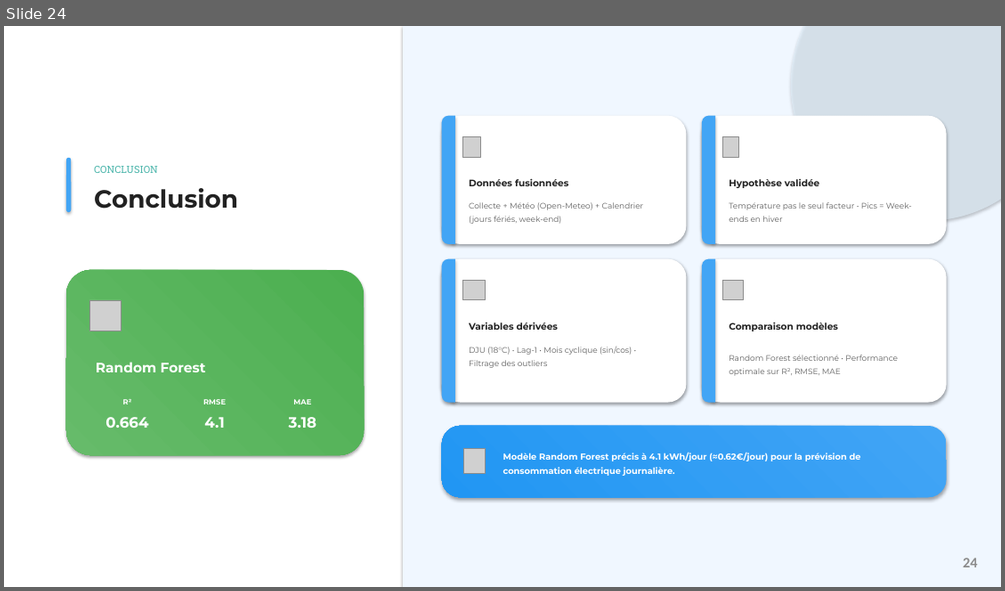
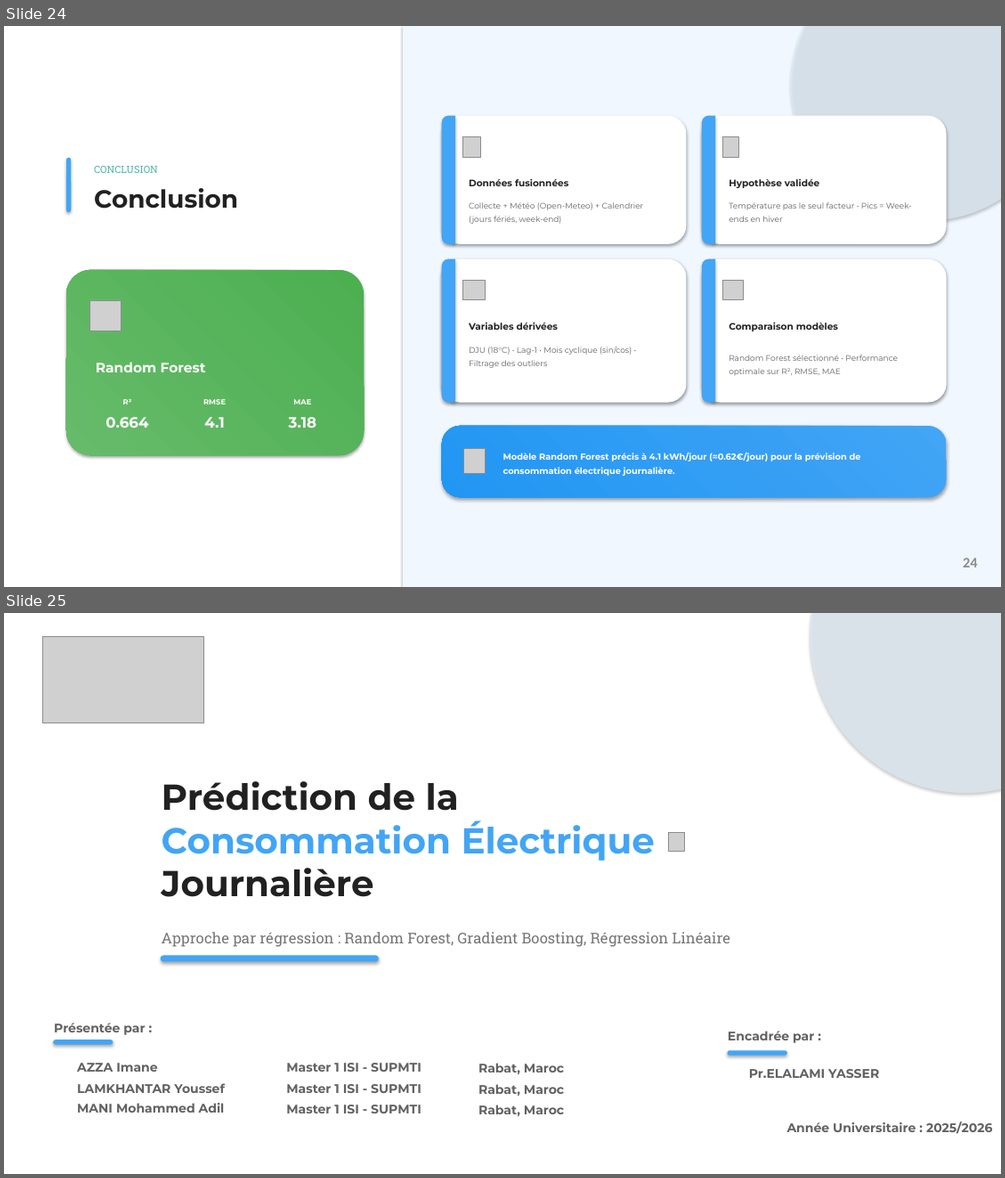
Before and after one commit to ylamkhan/DataScienceProject, a slide deck: Prédiction de la Consommation Électrique.pptx. Shown one above the other, each under a label of ours: slide 24 before the commit, slides 24 and 25 after it. The pictures are 1005x591 and 1005x1178 pixels, drawn with LibreOffice and Linux fonts; fonts in the diff are those of the drawing; grey boxes stand for pictures; background and template pictures are left out. Boxes give left, top, right and bottom in pixels: in the first picture for what was removed or moved away, otherwise in the second. Text is boxed around its words. In the diff, an @@ line names an element or a change of style, - is before the commit and + after.

```diff
--- a/Prédiction de la Consommation Électrique.pptx
+++ b/Prédiction de la Consommation Électrique.pptx
@@ slide 25 added at (4,613,1001,1174), background #FFFFFF @@
@@ picture added at (42,637,203,723) @@
@@ rounded rectangle added at (810,613,1001,793), fill #E3F2FD at 60% opacity @@
@@ text added at (162,781,655,897), 34.7 pt, text #212121, bold @@
+Prédiction de la
+Consommation Électrique
+Journalière
@@ picture added at (668,833,685,852) @@
@@ text added at (162,932,730,947), 14.3 pt, text #757575 @@
+Approche par régression : Random Forest, Gradient Boosting, Régression Linéaire
@@ rounded rectangle added at (161,956,379,962), fill #42A5F5 @@
@@ text added at (54,1022,145,1035), 12 pt, text #616161, bold @@
+Présentée par :
@@ text added at (728,1030,814,1043), 12 pt, text #616161, bold @@
+Encadrée par :
@@ rounded rectangle added at (53,1040,113,1045), fill #42A5F5 @@
@@ text added at (77,1062,157,1071), 12 pt, text #616161, bold @@
+AZZA Imane
@@ text added at (286,1062,421,1071), 12 pt, text #616161, bold @@
+Master 1 ISI - SUPMTI
@@ text added at (478,1062,564,1074), 12 pt, text #616161, bold @@
+Rabat, Maroc
@@ rounded rectangle added at (727,1051,787,1055), fill #42A5F5 @@
@@ text added at (77,1083,224,1093), 12 pt, text #616161, bold @@
+LAMKHANTAR Youssef
@@ text added at (286,1084,421,1093), 12 pt, text #616161, bold @@
+Master 1 ISI - SUPMTI
@@ text added at (478,1084,564,1095), 12 pt, text #616161, bold @@
+Rabat, Maroc
@@ text added at (749,1069,879,1078), 12 pt, text #616161, bold @@
+Pr.ELALAMI YASSER
@@ text added at (77,1103,225,1112), 12 pt, text #616161, bold @@
+MANI Mohammed Adil
@@ text added at (286,1104,421,1113), 12 pt, text #616161, bold @@
+Master 1 ISI - SUPMTI
@@ text added at (478,1104,564,1116), 12 pt, text #616161, bold @@
+Rabat, Maroc
@@ text added at (787,1121,993,1134), 12 pt, text #616161, bold @@
+Année Universitaire : 2025/2026
```
Also in this commit, not shown: 4 slides changed, 1 other file.
